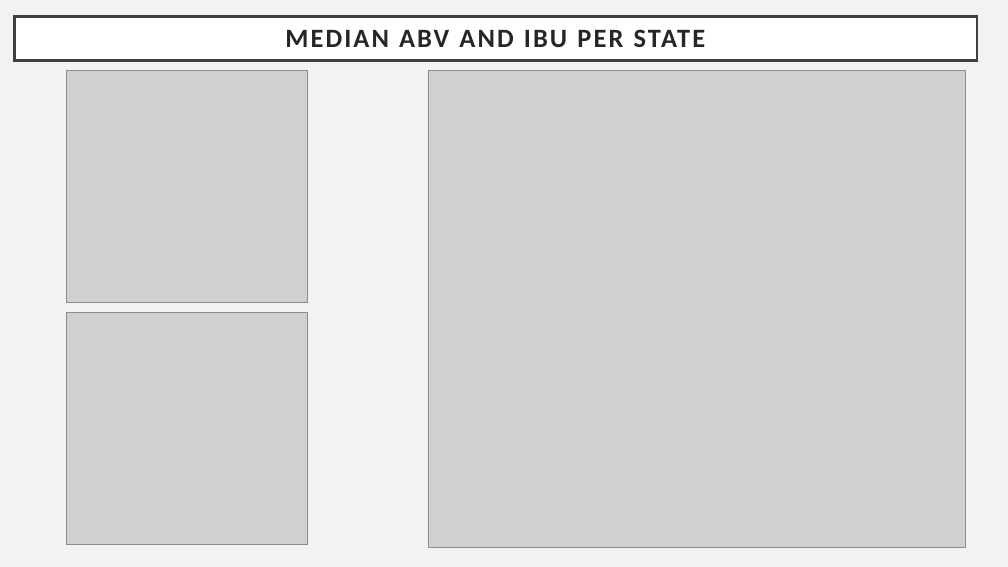
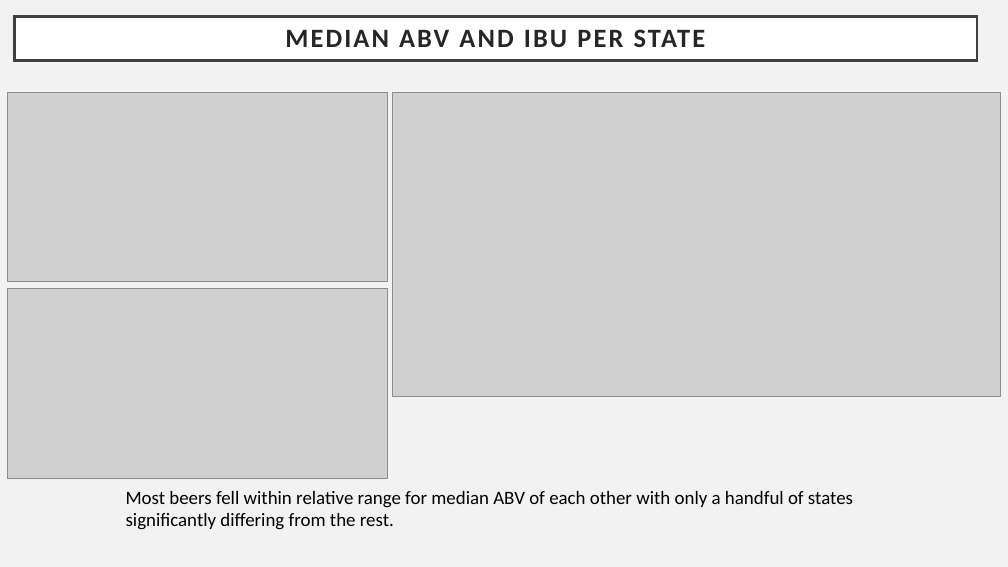
Before and after one commit to bensonnd/DS6306_David_Neil_Project_1, a slide deck: slide 5 of Analysis Presentations/Case Study 1 - David Wei, Neil Benson.pptx (slide 4 before the commit). Drawn at 1008x567 pixels with LibreOffice and Linux fonts; fonts in the diff are those of the drawing; grey boxes stand for pictures. Boxes give left, top, right and bottom in pixels: in the first picture for what was removed or moved away, otherwise in the second. Text is boxed around its words. In the diff, an @@ line names an element or a change of style, - is before the commit and + after.

```diff
--- a/Analysis Presentations/Case Study 1 - David Wei, Neil Benson.pptx
+++ b/Analysis Presentations/Case Study 1 - David Wei, Neil Benson.pptx
@@ picture: place and size @@
-picture at <box>66,70,308,302</box>
+picture at <box>8,92,387,281</box>
@@ picture: place and size @@
-picture at <box>429,70,966,547</box>
+picture at <box>392,92,1000,396</box>
@@ picture added at <box>8,289,387,479</box> @@
@@ picture removed at <box>66,313,308,545</box> @@
@@ text added at <box>126,491,853,530</box>, 18 pt, text #000000 @@
+Most beers fell within relative range for median ABV of each other with only a handful of states significantly differing from the rest.
```
Also in this commit, not shown: 5 other slides changed, 4 slides added, 2 slides removed, 2 other files.
